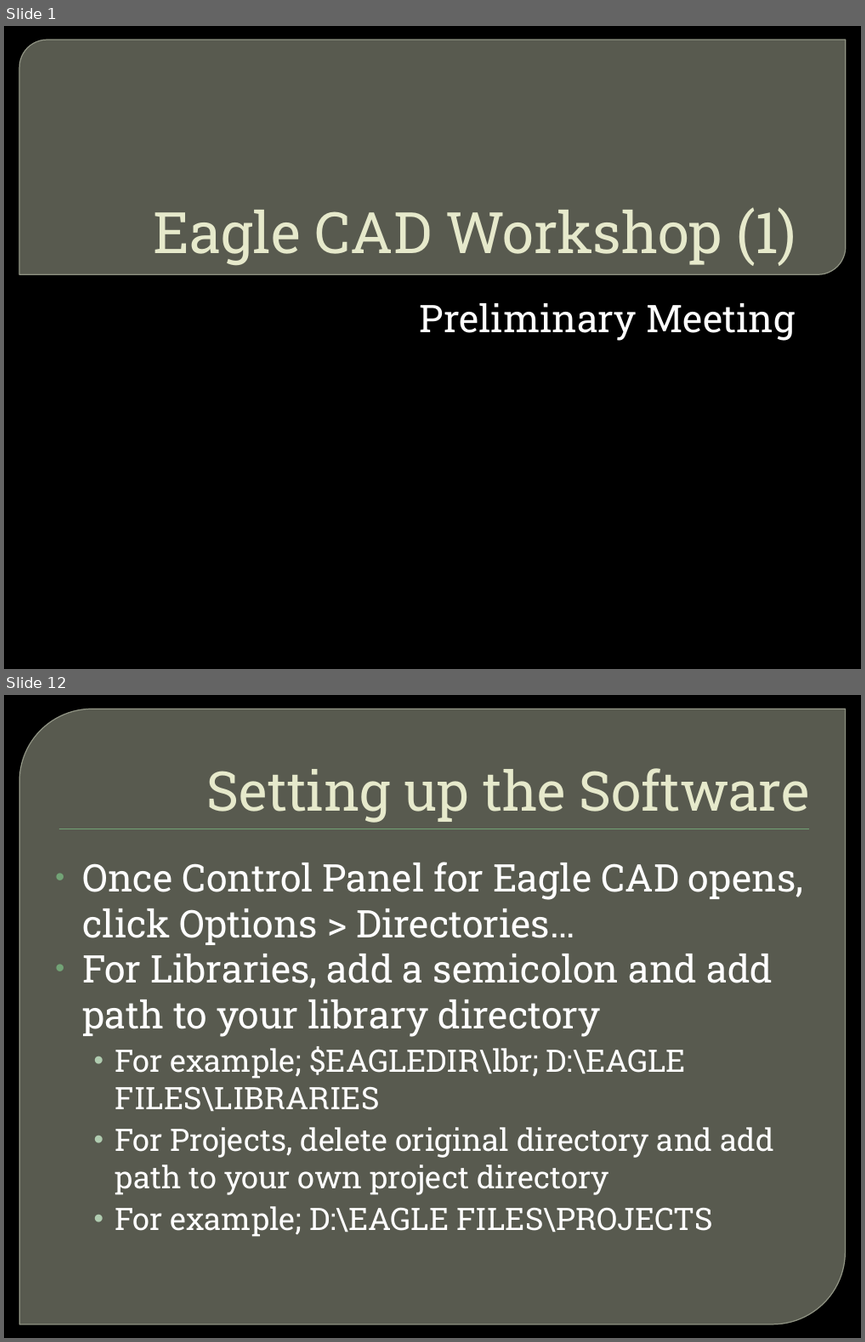
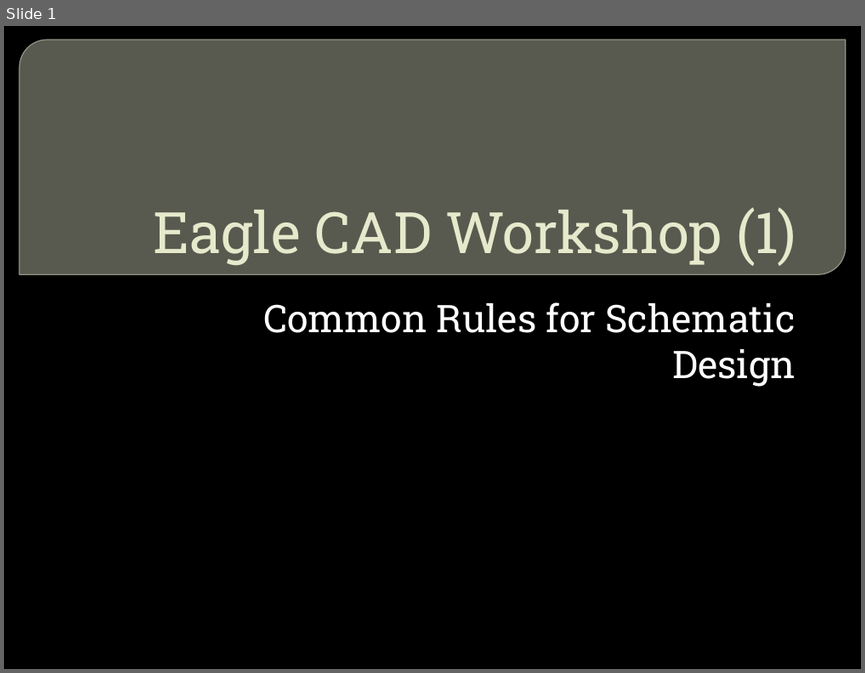
Before and after one commit to CSPon/Workshop_Materials, a slide deck: Workshop_Slides/Eagle CAD/Eagle CAD Workshop (1).pptx. Shown one above the other, each under a label of ours: slides 1 and 12 before the commit, slide 1 after it; the slides between them are not shown. The pictures are 865x1342 and 865x673 pixels, drawn with LibreOffice and Linux fonts; fonts in the diff are those of the drawing; background and template pictures are left out. Boxes give left, top, right and bottom in pixels: in the first picture for what was removed or moved away, otherwise in the second. Text is boxed around its words. In the diff, an @@ line names an element or a change of style, - is before the commit and + after.

```diff
--- a/Workshop_Slides/Eagle CAD/Eagle CAD Workshop (1).pptx
+++ b/Workshop_Slides/Eagle CAD/Eagle CAD Workshop (1).pptx
@@ slide 12 removed at [4,695,861,1338], background picture (left out) @@
@@ round diag rect removed at [19,709,846,1324] @@
@@ title removed at [207,768,809,823] @@
-Setting up the Software
@@ rectangle removed at [59,828,809,829] @@
@@ text removed at [83,862,803,1236] @@
-• Once Control Panel for Eagle CAD opens, click Options > Directories…
-• For Libraries, add a semicolon and add path to your library directory
-  • For example; $EAGLEDIR\lbr; D:\EAGLE FILES\LIBRARIES
-  • For Projects, delete original directory and add path to your own project directory
-  • For example; D:\EAGLE FILES\PROJECTS
@@ slide 1 changed as well @@
@@ subtitle at [263,302,795,386]: text changed @@
-Preliminary Meeting
+Common Rules for Schematic Design
```
Also in this commit, not shown: 4 other slides changed, 7 slides added, 13 other slides removed, 3 other files.
